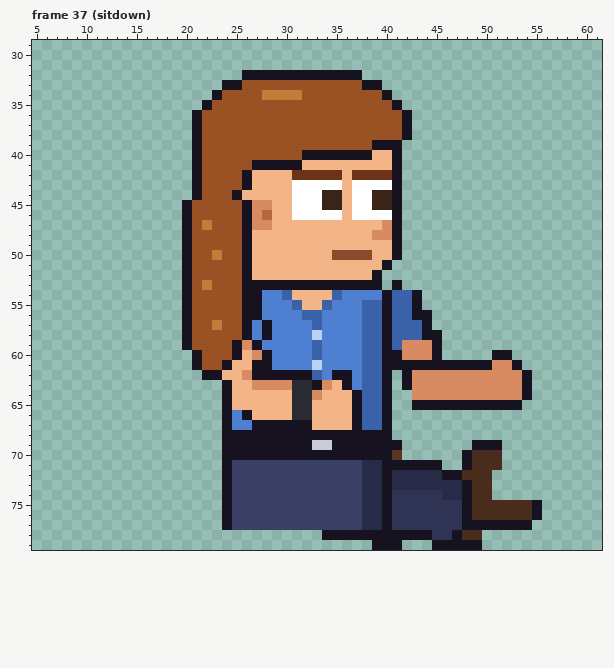
Edited in one commit: pixel-art file (sprites/custom/custom_intern_long_right_anim.aseprite). The picture above is the old version.
64x80 pixels, 129 frames. Shown: frame 37 (sitdown): x 5..61, y 29..79. The commit also changed other frames, which this record leaves out.
After the commit:
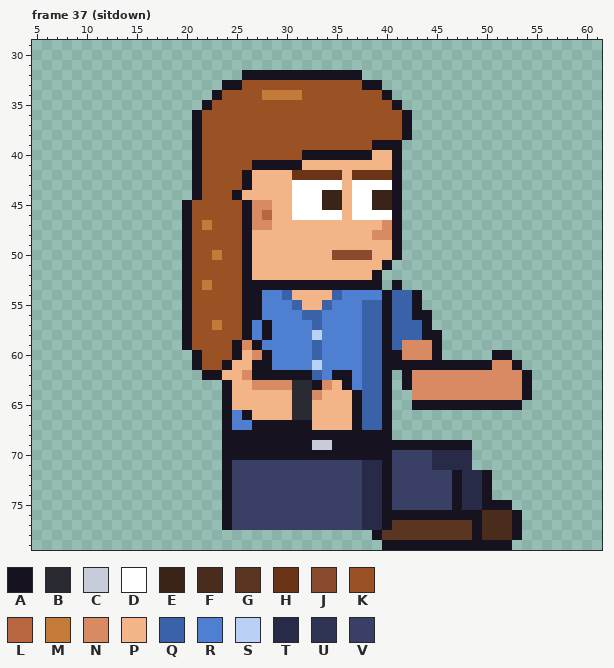
Palette (. is transparent): A #17121f  B #2a2a33  C #c8ccd8  D #ffffff  E #3a2418  F #4a2c1c  G #5a3522  H #6b3416  J #8a4a2e  K #9a5124  L #b8663f  M #c47a38  N #d88a62  P #f3b488  Q #3a62a8  R #4f7fd0  S #bbd0f5  T #272b48  U #2f3354  V #3a3f66
The exact change:
Frame 37 (sitdown), layers "Pants", "Shoes":
There is now colour A in row 69 at x 42 to 48; in row 78 at x 53; in row 79 at x 42 to 44 and 50 to 52.
The edit turns colour F into colour A in rows 72 to 74 at x 50; in row 75 at x 50 to 52; in row 76 at x 49 and 53; in row 78 at x 49.
The edit turns colour T into colour A in rows 73 to 74 at x 47.
The edit turns colour U into colour A in row 75 at x 47; in row 76 at x 41 to 47.
There is now colour F in row 78 at x 50 to 52.
The edit turns colour A into colour F in row 77 at x 50 to 52.
The edit turns colour A into colour G in row 77 at x 48; in row 78 at x 40 to 44 and 47.
The edit turns colour F into colour G in row 78 at x 48.
The edit turns colour U into colour G in row 77 at x 41 to 47; in row 78 at x 45 to 46.
There is now colour T in row 70 at x 45 to 47; in row 71 at x 46 to 47.
The edit turns colour A into colour T in row 70 at x 48; in row 71 at x 45 and 48; in rows 73 to 75 at x 48.
The edit turns colour F into colour T in row 72 at x 48 to 49; in rows 73 to 75 at x 49.
There is now colour V in row 70 at x 42 to 44.
The edit turns colour A into colour V in row 71 at x 41 to 44; in row 72 at x 46.
The edit turns colour G into colour V in row 70 at x 41.
The edit turns colour T into colour V in row 72 at x 41 to 45; in row 73 at x 41 to 46; in row 74 at x 46.
The edit turns colour U into colour V in row 74 at x 41 to 45; in row 75 at x 41 to 46.
Colour A is gone in row 69 at x 49 to 51; in rows 75 to 76 at x 55; in row 77 at x 54; in row 78 at x 34 to 38; in row 79 at x 39.
Colour F is gone in rows 70 to 71 at x 49 to 51; in row 75 at x 53 to 54; in row 76 at x 54.
Pixel boxes of the changes (left, top, right, bottom) in both pictures:
changed: (322, 440, 542, 550)
